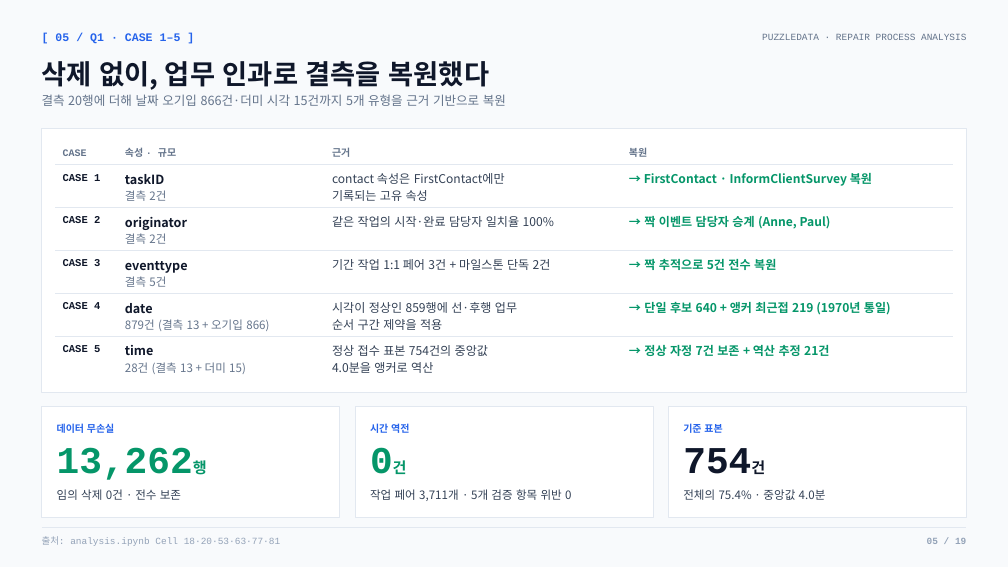
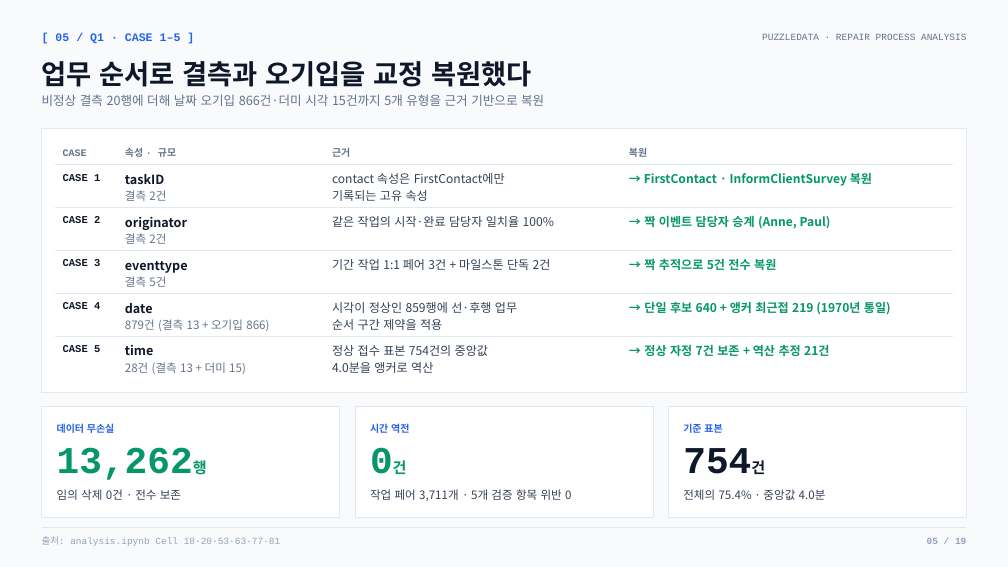
Before and after one commit to nus1245/puzzle_data, a slide deck: slide 5 of outputs/pptx/puzzledata_repair_report.pptx. Drawn at 1008x567 pixels with LibreOffice and Linux fonts; fonts in the diff are those of the drawing. Boxes give left, top, right and bottom in pixels: in the first picture for what was removed or moved away, otherwise in the second. Text is boxed around its words. In the diff, an @@ line names an element or a change of style, - is before the commit and + after.

```diff
--- a/outputs/pptx/puzzledata_repair_report.pptx
+++ b/outputs/pptx/puzzledata_repair_report.pptx
@@ text at <box>42,61,531,87</box>: text changed @@
-삭제 없이, 업무 인과로 결측을 복원했다
+업무 순서로 결측과 오기입을 교정 복원했다
@@ text at <box>42,94,544,106</box>: text changed @@
-결측 20행에 더해 날짜 오기입 866건·더미 시각 15건까지 5개 유형을 근거 기반으로 복원
+비정상 결측 20행에 더해 날짜 오기입 866건·더미 시각 15건까지 5개 유형을 근거 기반으로 복원
```
Also in this commit, not shown: 2 other slides changed, 2 other files.
